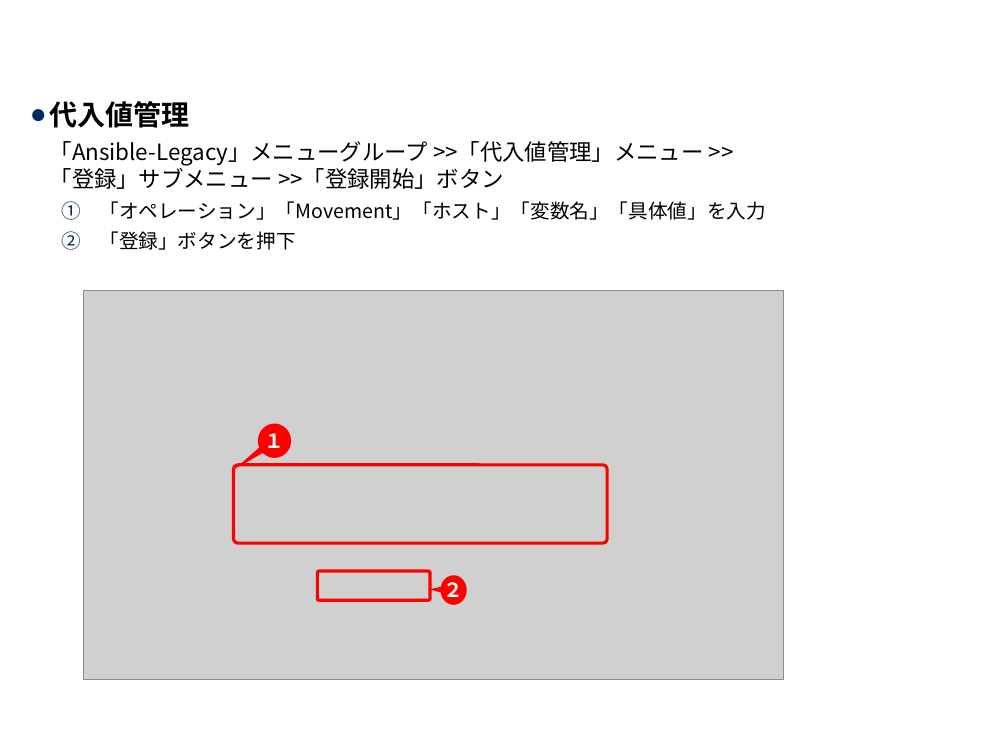
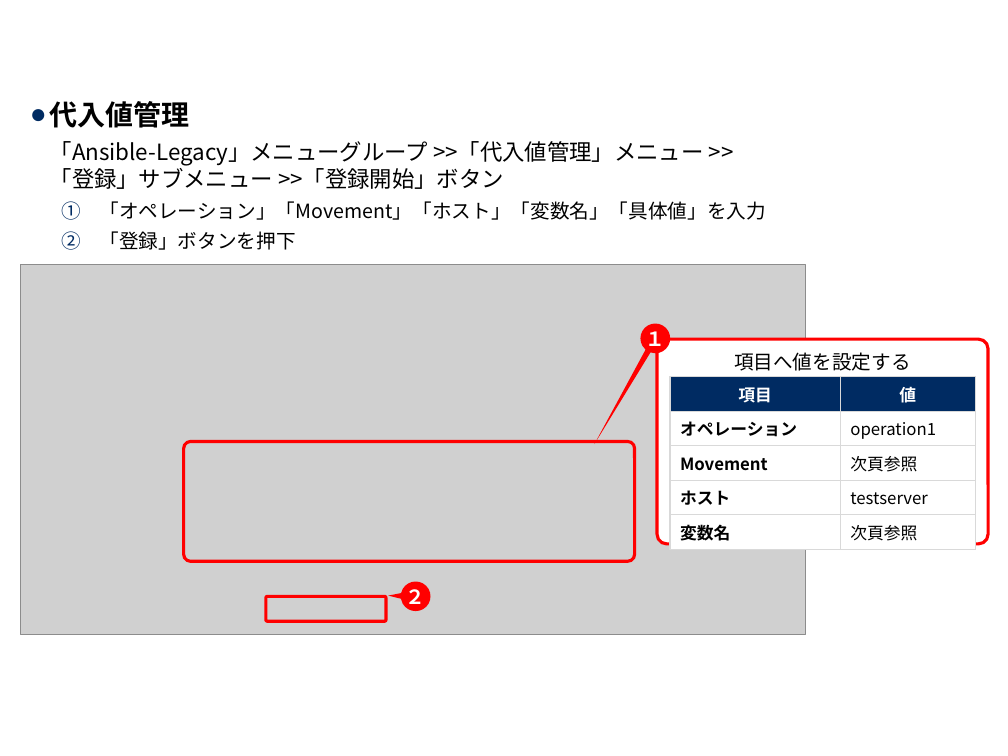
Before and after one commit to exastro-suite/it-automation-docs, a slide deck: slide 20 of asset/Learn_ja/ITA-Conductor_practice_ja.pptx. Drawn at 1008x756 pixels with LibreOffice and Linux fonts; fonts in the diff are those of the drawing; grey boxes stand for pictures; background and template pictures are left out. Boxes give left, top, right and bottom in pixels: in the first picture for what was removed or moved away, otherwise in the second. Text is boxed around its words. In the diff, an @@ line names an element or a change of style, - is before the commit and + after.

```diff
--- a/asset/Learn_ja/ITA-Conductor_practice_ja.pptx
+++ b/asset/Learn_ja/ITA-Conductor_practice_ja.pptx
@@ picture: place and size @@
-picture at box(84, 290, 784, 678)
+picture at box(20, 265, 805, 635)
@@ speech bubble "１": place and size @@
-speech bubble "１" at box(258, 423, 291, 458)
+speech bubble "１" at box(640, 324, 670, 354)
@@ speech bubble "１" at box(640, 324, 670, 354): proportions changed @@
@@ rounded rectangle added at box(657, 339, 988, 543), fill #FFFFFF, outline #FF0000 2.25 pt, 14 pt, text #000000 @@
+項目へ値を設定する
@@ table added at box(670, 377, 976, 545), 5 rows, 2 columns @@
+項目 | 値
+オペレーション | operation1
+Movement | 次頁参照
+ホスト | testserver
+変数名 | 次頁参照
@@ rounded rectangle: place and size @@
-rounded rectangle at box(234, 465, 608, 543)
+rounded rectangle at box(183, 442, 634, 561)
@@ rounded rectangle: place and size @@
-rounded rectangle at box(318, 572, 430, 601)
+rounded rectangle at box(266, 597, 386, 622)
@@ speech bubble "２": place and size @@
-speech bubble "２" at box(440, 576, 467, 605)
+speech bubble "２" at box(401, 582, 431, 611)
```
Also in this commit, not shown: 18 other slides changed, 1 other file.
